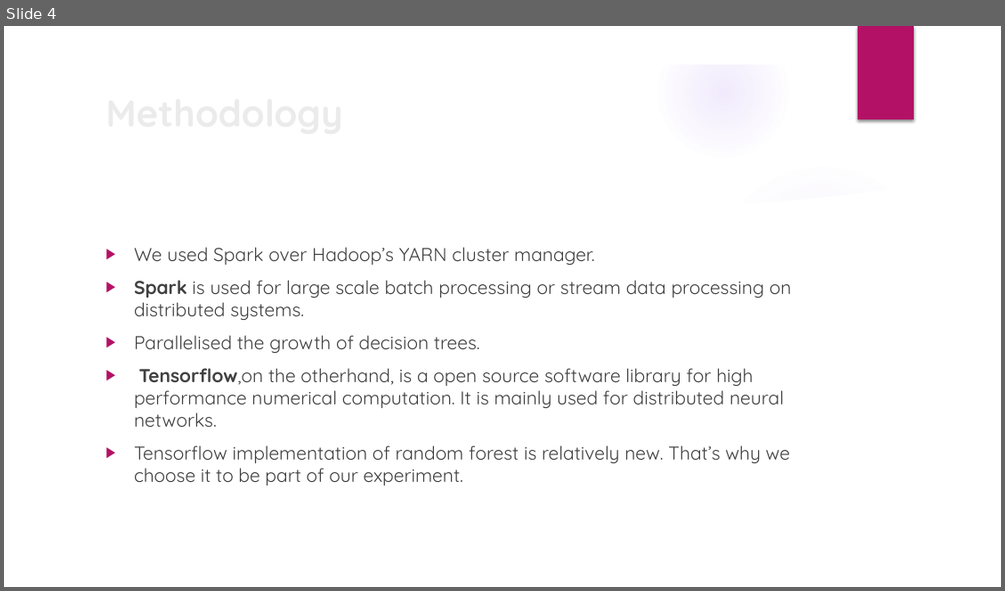
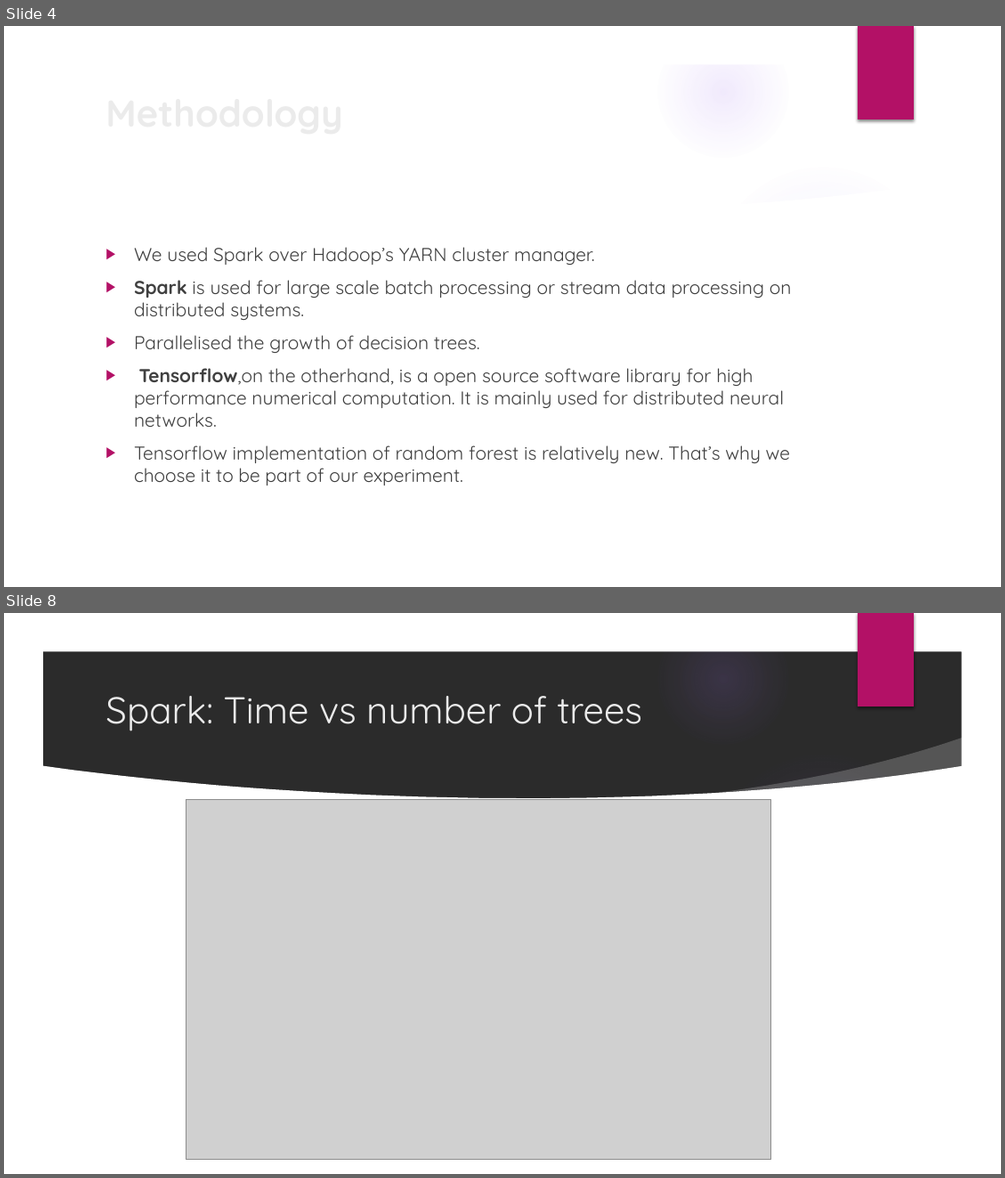
Before and after one commit to DSC-SPIDAL/E599-high-performance-big-data, a slide deck: spring-2019/3/report/skandag_sumish_DRM_PPT.pptx. Shown one above the other, each under a label of ours: slide 4 before the commit, slides 4 and 8 after it; the slides between them are not shown. The pictures are 1005x591 and 1005x1178 pixels, drawn with LibreOffice and Linux fonts; fonts in the diff are those of the drawing; grey boxes stand for pictures; background and template pictures are left out; a plain dark background stands for a picture behind light text. Boxes give left, top, right and bottom in pixels: in the first picture for what was removed or moved away, otherwise in the second. Text is boxed around its words. In the diff, an @@ line names an element or a change of style, - is before the commit and + after.

```diff
--- a/spring-2019/3/report/skandag_sumish_DRM_PPT.pptx
+++ b/spring-2019/3/report/skandag_sumish_DRM_PPT.pptx
@@ slide 8 added at bbox=[4, 613, 1001, 1174], background picture (left out); not listed: 9 template elements that a slide beside it also shows @@
@@ title added at bbox=[105, 696, 642, 731], 36 pt, text #EBEBEB @@
+Spark: Time vs number of trees
@@ picture added at bbox=[186, 799, 770, 1159] @@
```
Also in this commit, not shown: 5 slides changed, 2 other slides added, 3 slides removed, 2 other files.
